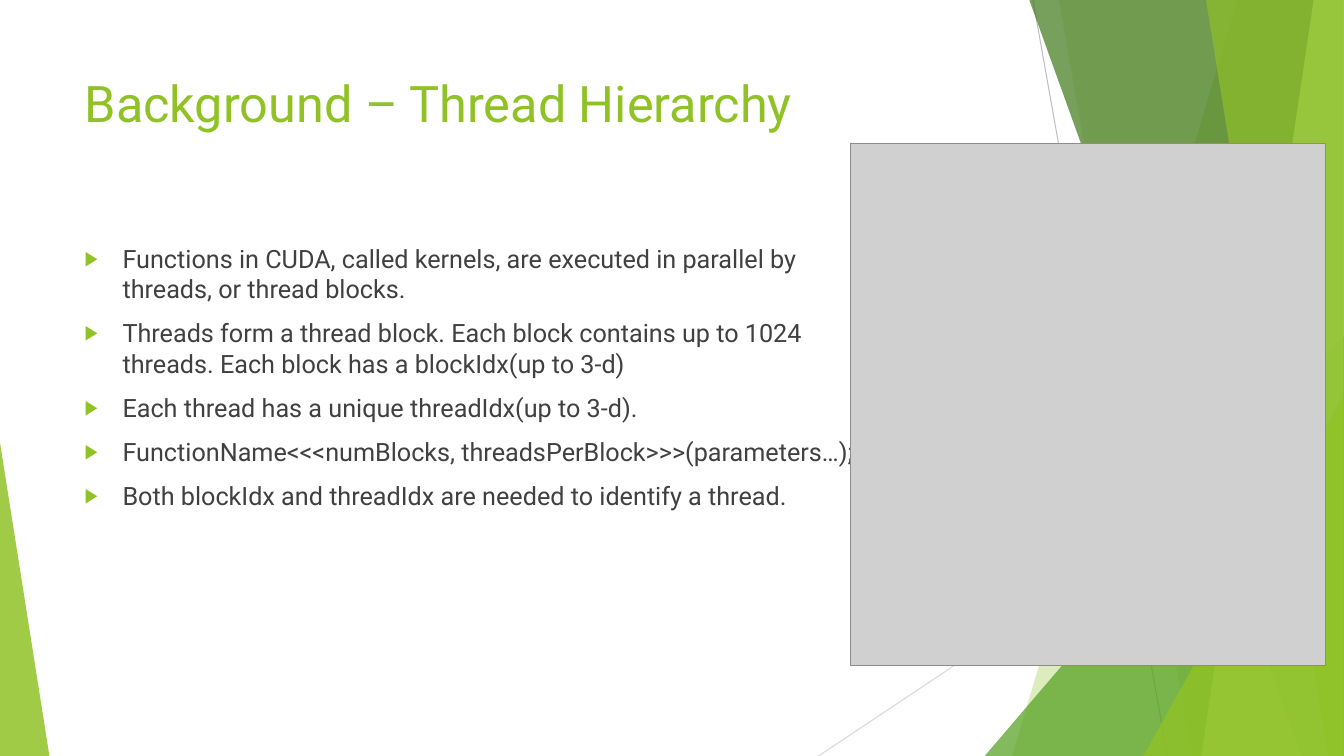
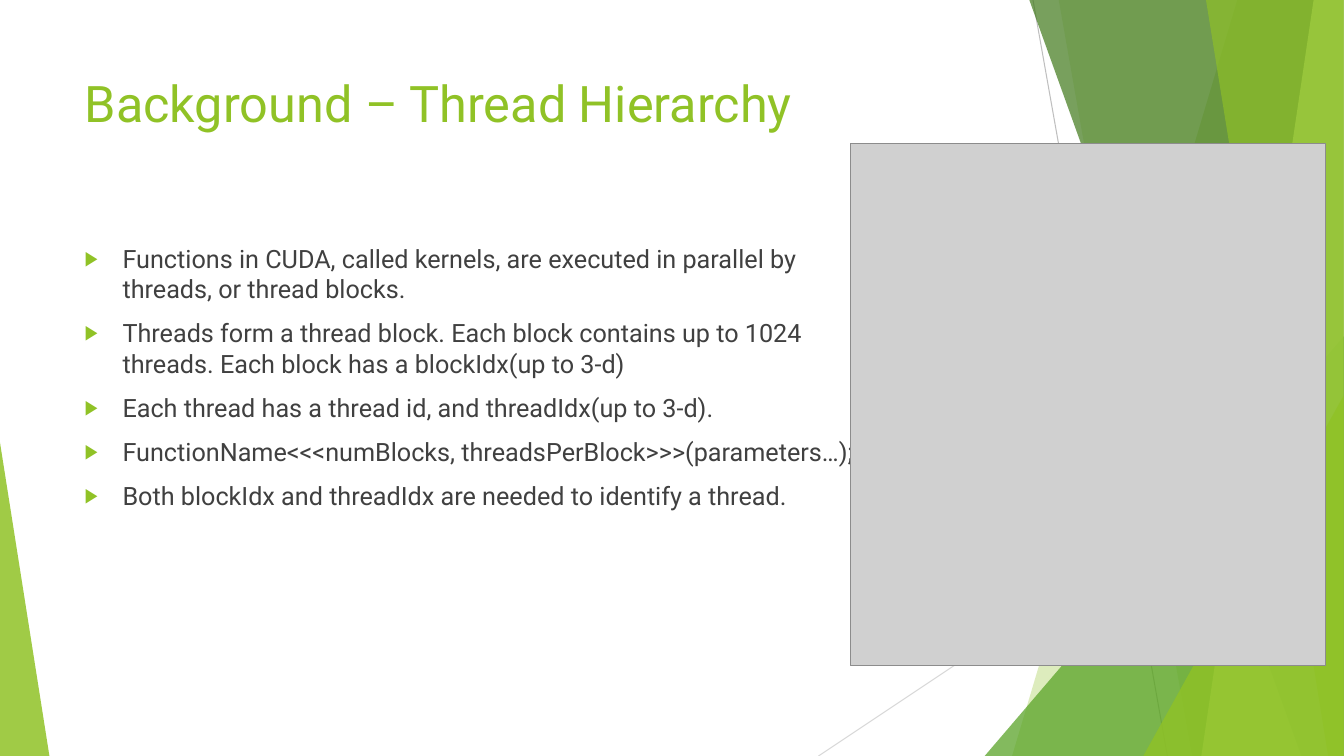
Before and after one commit to prg-titech/Kani-CUDA, a slide deck: slide 3 of Presentation1.pptx. Drawn at 1344x756 pixels with LibreOffice and Linux fonts; fonts in the diff are those of the drawing; grey boxes stand for pictures. Boxes give left, top, right and bottom in pixels: in the first picture for what was removed or moved away, otherwise in the second. Text is boxed around its words. In the diff, an @@ line names an element or a change of style, - is before the commit and + after.

```diff
--- a/Presentation1.pptx
+++ b/Presentation1.pptx
@@ text at [123,397,713,423]: text changed @@
-▶ Each thread has a unique threadIdx(up to 3-d).
+▶ Each thread has a thread id, and threadIdx(up to 3-d).
```
Also in this commit, not shown: 2 other slides changed, 1 slide added.
